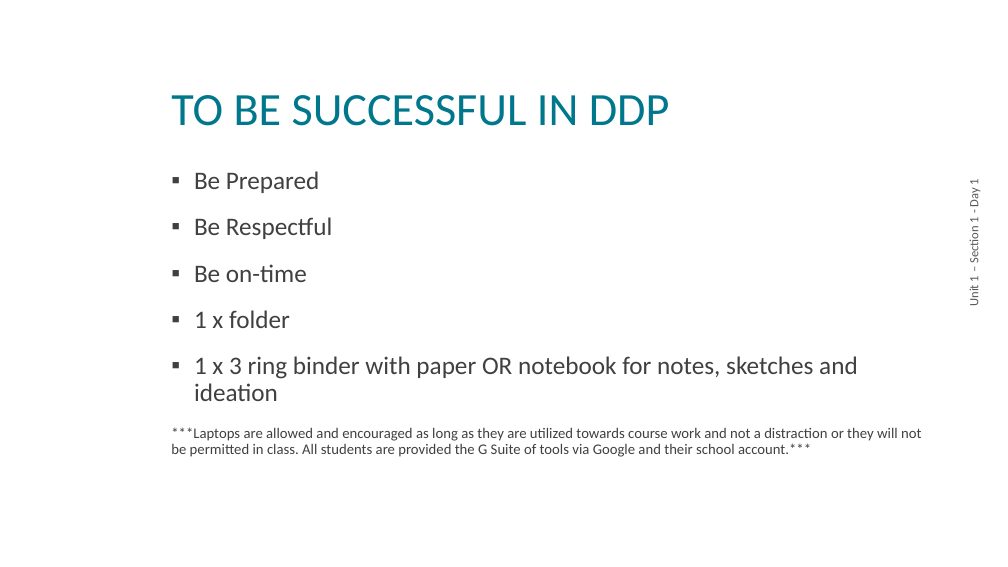
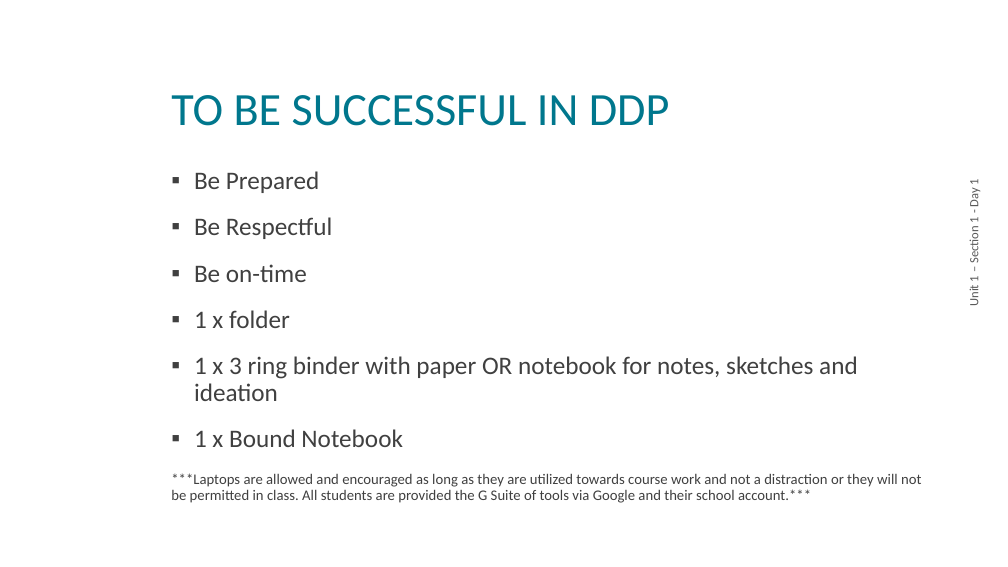
Before and after one commit to nickvertucci/Technology-Education-Curriculum, a slide deck: slide 3 of High School/Design and Drawing for Production/Unit 1 - Introduction/Section 1 - Syllabus Overview/Assets/U1S1 - Syllabus.pptx (slide 2 before the commit). Drawn at 1008x567 pixels with LibreOffice and Linux fonts; fonts in the diff are those of the drawing; background and template pictures are left out. Boxes give left, top, right and bottom in pixels: in the first picture for what was removed or moved away, otherwise in the second. Text is boxed around its words. In the diff, an @@ line names an element or a change of style, - is before the commit and + after.

```diff
--- a/High School/Design and Drawing for Production/Unit 1 - Introduction/Section 1 - Syllabus Overview/Assets/U1S1 - Syllabus.pptx
+++ b/High School/Design and Drawing for Production/Unit 1 - Introduction/Section 1 - Syllabus Overview/Assets/U1S1 - Syllabus.pptx
@@ text at <box>194,429,403,447</box>: paragraph added @@
+▪ 1 x Bound Notebook
```
Also in this commit, not shown: 3 other slides changed, 1 slide removed, 4 other files.
